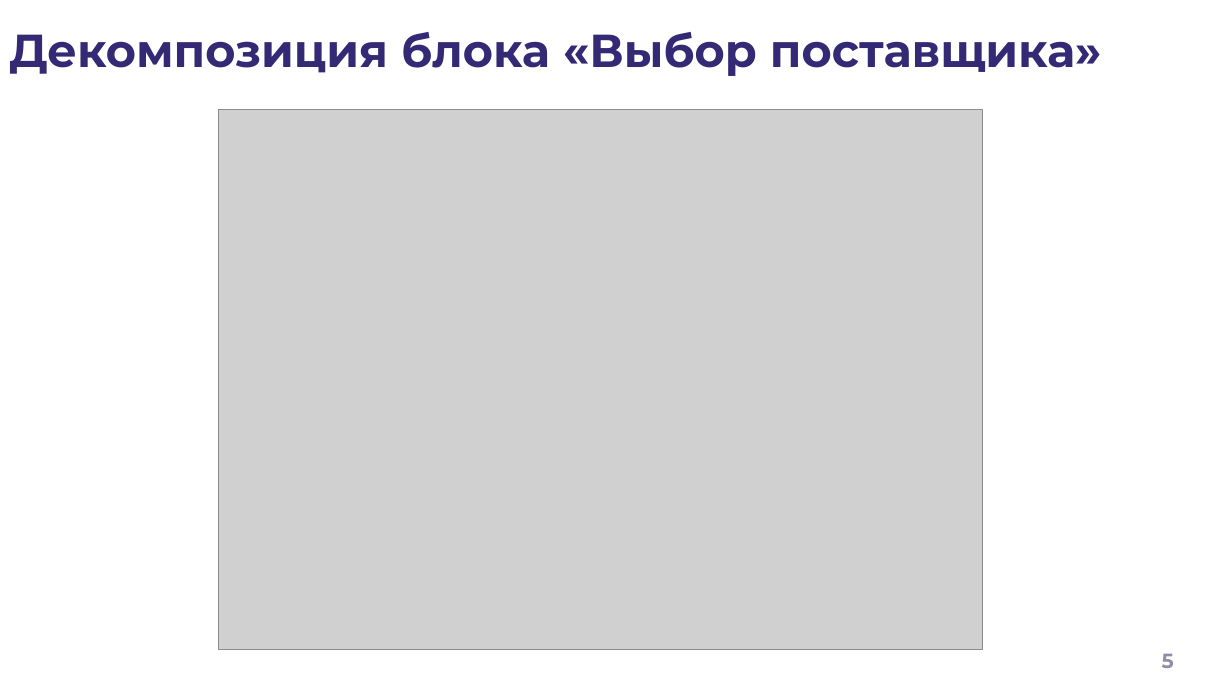
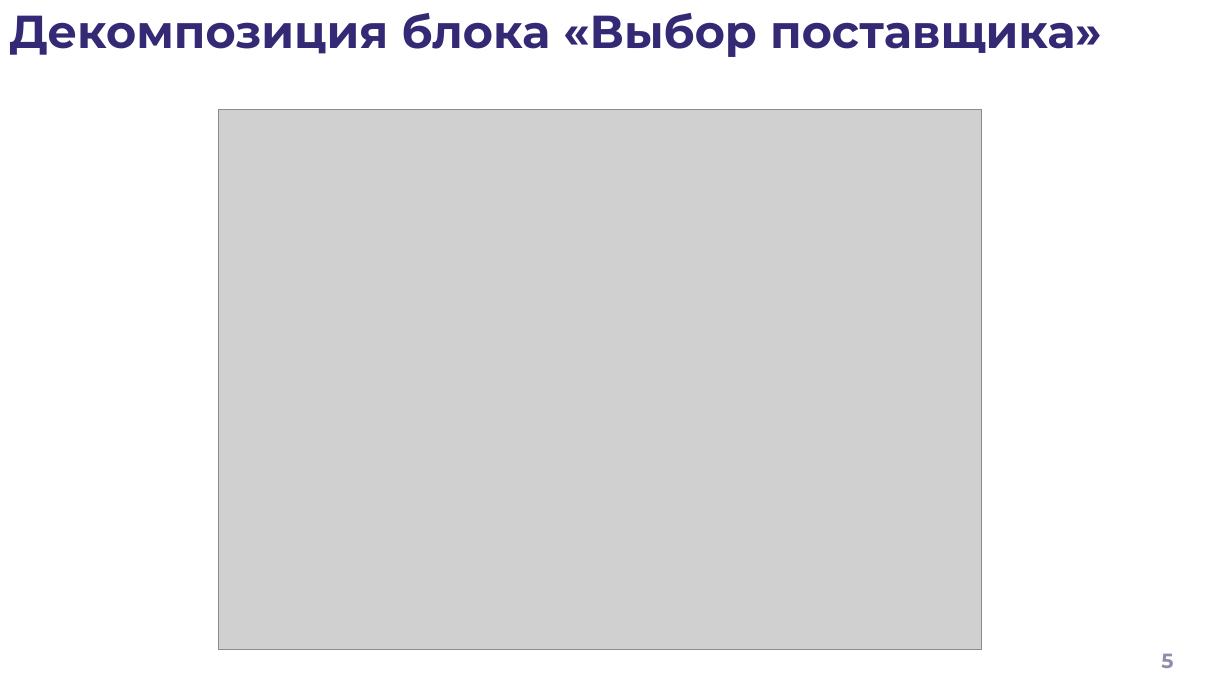
Before and after one commit to lilvolcanointhenighttime/diplom, a slide deck: slide 5 of Презентация.pptx. Drawn at 1232x693 pixels with LibreOffice and Linux fonts; fonts in the diff are those of the drawing; grey boxes stand for pictures; background and template pictures are left out. Boxes give left, top, right and bottom in pixels: in the first picture for what was removed or moved away, otherwise in the second. Text is boxed around its words. In the diff, an @@ line names an element or a change of style, - is before the commit and + after.

```diff
--- a/Презентация.pptx
+++ b/Презентация.pptx
@@ text "Декомпозиция блока «Выбор поставщика»": place and size @@
-text "Декомпозиция блока «Выбор поставщика»" at bbox=[9, 32, 1102, 76]
+text "Декомпозиция блока «Выбор поставщика»" at bbox=[9, 13, 1102, 57]
```
Also in this commit, not shown: 3 other slides changed, 4 slides added, 4 slides removed, 2 other files.
